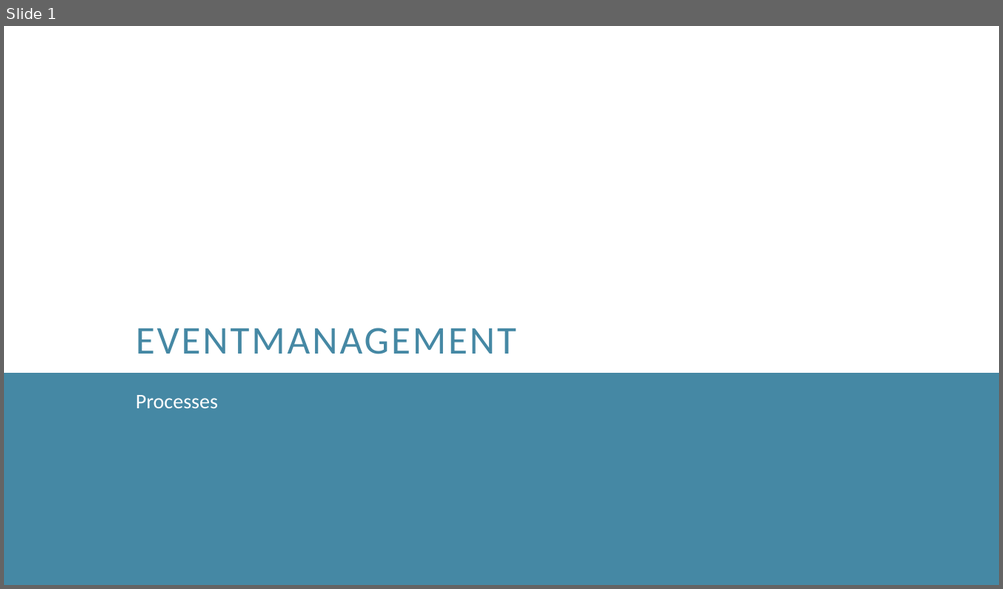
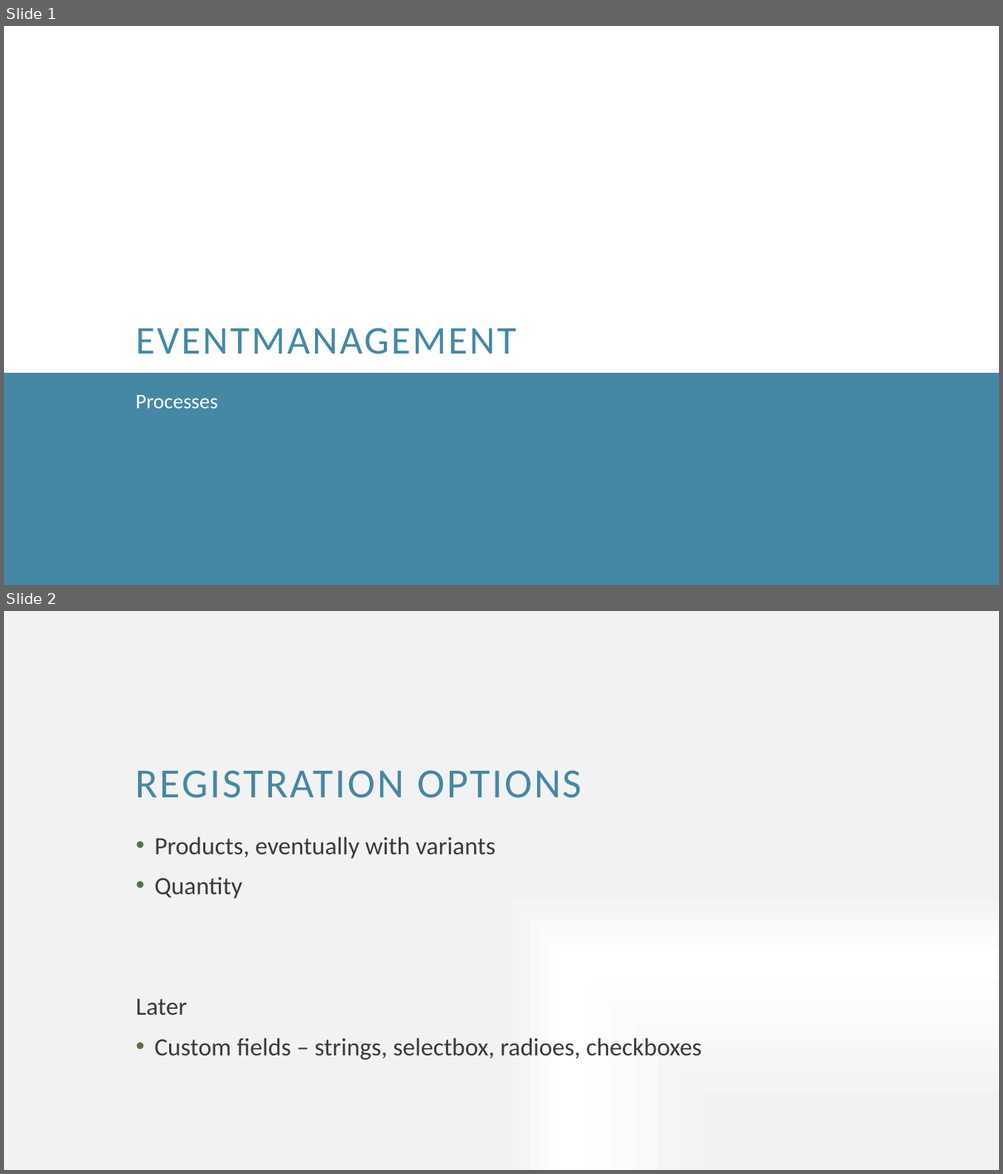
Before and after one commit to DaiHai027/Eventuras, a slide deck: docs/Specification/Specification.pptx. Shown one above the other, each under a label of ours: slide 1 before the commit, slides 1 and 2 after it. The pictures are 1003x589 and 1003x1174 pixels, drawn with LibreOffice and Linux fonts; fonts in the diff are those of the drawing. Boxes give left, top, right and bottom in pixels: in the first picture for what was removed or moved away, otherwise in the second. Text is boxed around its words. In the diff, an @@ line names an element or a change of style, - is before the commit and + after.

```diff
--- a/docs/Specification/Specification.pptx
+++ b/docs/Specification/Specification.pptx
@@ slide 2 added at (x1=4, y1=611, x2=999, y2=1170), background gradient #F2F2F2 to #FFFFFF @@
@@ title added at (x1=136, y1=770, x2=581, y2=798), 40 pt, text #4588A4 @@
+REGISTRATION OPTIONS
@@ text added at (x1=136, y1=837, x2=701, y2=1060), 24 pt, text #3C3C3C @@
+• Products, eventually with variants
+• Quantity
+Later
+• Custom fields – strings, selectbox, radioes, checkboxes
```
Also in this commit, not shown: 1 slide changed, 3 slides removed, 5 other files.
